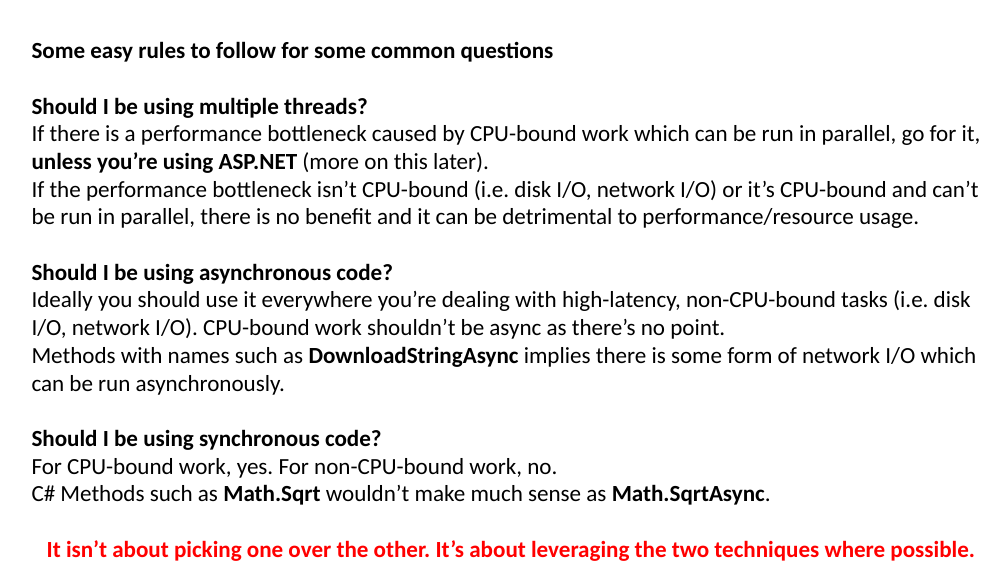
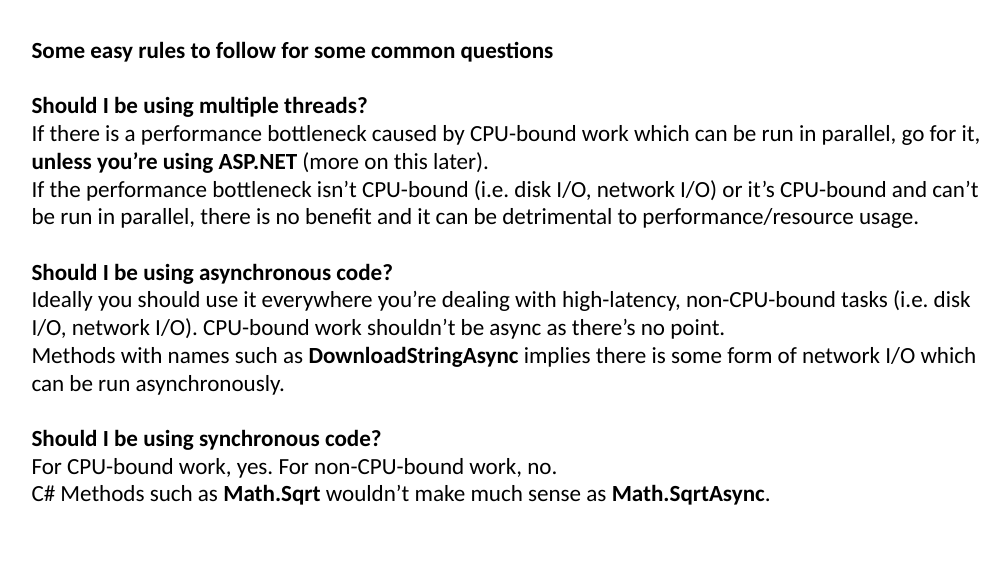
Before and after one commit to JoshKain/AsyncAwaitQuiz, a slide deck: slide 17 of Async and await presentation.pptx. Drawn at 1008x567 pixels with LibreOffice and Linux fonts; fonts in the diff are those of the drawing. Boxes give left, top, right and bottom in pixels: in the first picture for what was removed or moved away, otherwise in the second. Text is boxed around its words. In the diff, an @@ line names an element or a change of style, - is before the commit and + after.

```diff
--- a/Async and await presentation.pptx
+++ b/Async and await presentation.pptx
@@ text at (x1=47, y1=540, x2=975, y2=561): paragraph removed @@
-It isn’t about picking one over the other. It’s about leveraging the two techniques where possible.
```
Also in this commit, not shown: 2 slides added.
